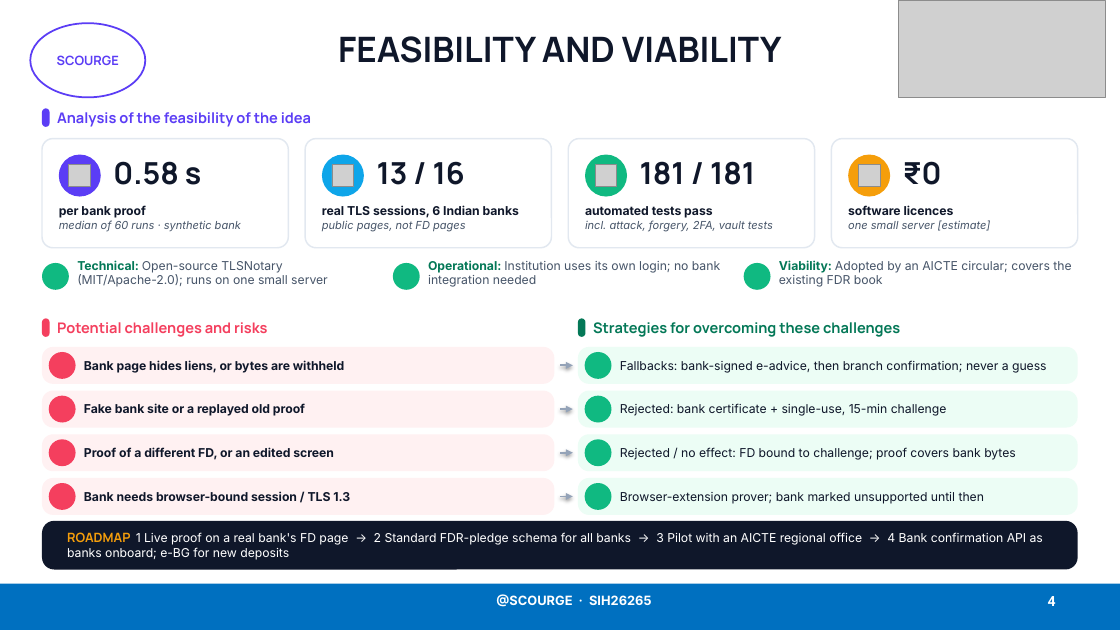
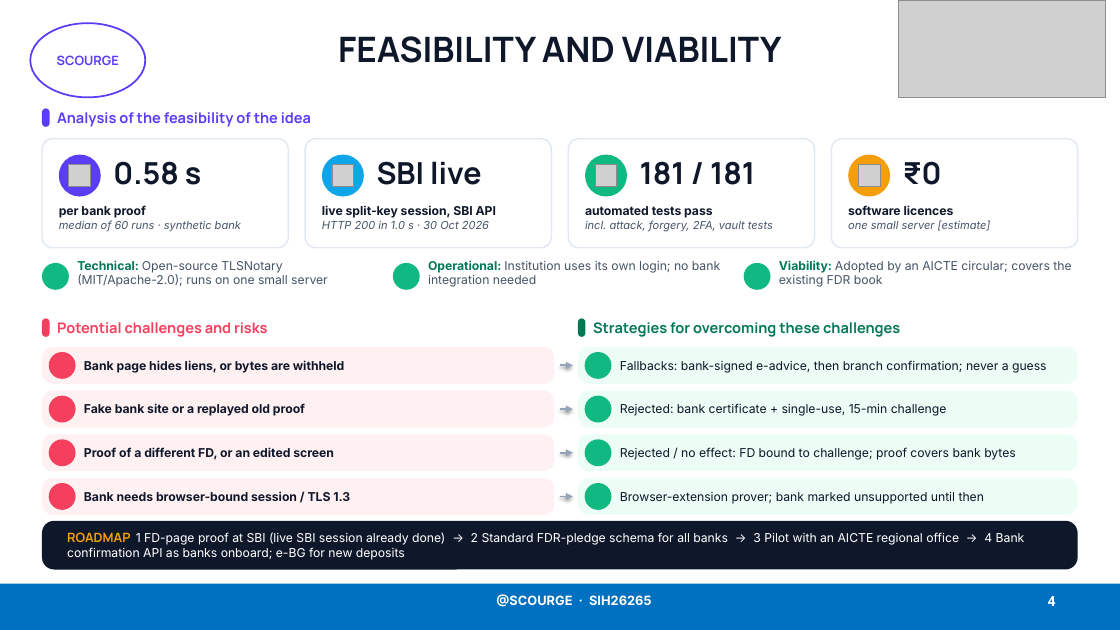
Before and after one commit to Lakki007/Arnavax-Scourge-SIH26265, a slide deck: slide 4 of docs/ppt/Scourge_SIH26265_Idea.pptx. Drawn at 1120x630 pixels with LibreOffice and Linux fonts; fonts in the diff are those of the drawing; grey boxes stand for pictures; background and template pictures are left out. Boxes give left, top, right and bottom in pixels: in the first picture for what was removed or moved away, otherwise in the second. Text is boxed around its words. In the diff, an @@ line names an element or a change of style, - is before the commit and + after.

```diff
--- a/docs/ppt/Scourge_SIH26265_Idea.pptx
+++ b/docs/ppt/Scourge_SIH26265_Idea.pptx
@@ text at <box>377,161,481,185</box>: text changed @@
-13 / 16
+SBI live
@@ text at <box>322,205,496,229</box>: text changed @@
-real TLS sessions, 6 Indian banks
-public pages, not FD pages
+live split-key session, SBI API
+HTTP 200 in 1.0 s · 30 Oct 2026
@@ text at <box>67,532,1025,560</box>: text changed @@
-ROADMAP 1 Live proof on a real bank's FD page → 2 Standard FDR-pledge schema for all banks → 3 Pilot with an AICTE regional office → 4 Bank confirmation API as banks onboard; e-BG for new deposits
+ROADMAP 1 FD-page proof at SBI (live SBI session already done) → 2 Standard FDR-pledge schema for all banks → 3 Pilot with an AICTE regional office → 4 Bank confirmation API as banks onboard; e-BG for new deposits
```
Also in this commit, not shown: 1 other slide changed, 3 other files.
